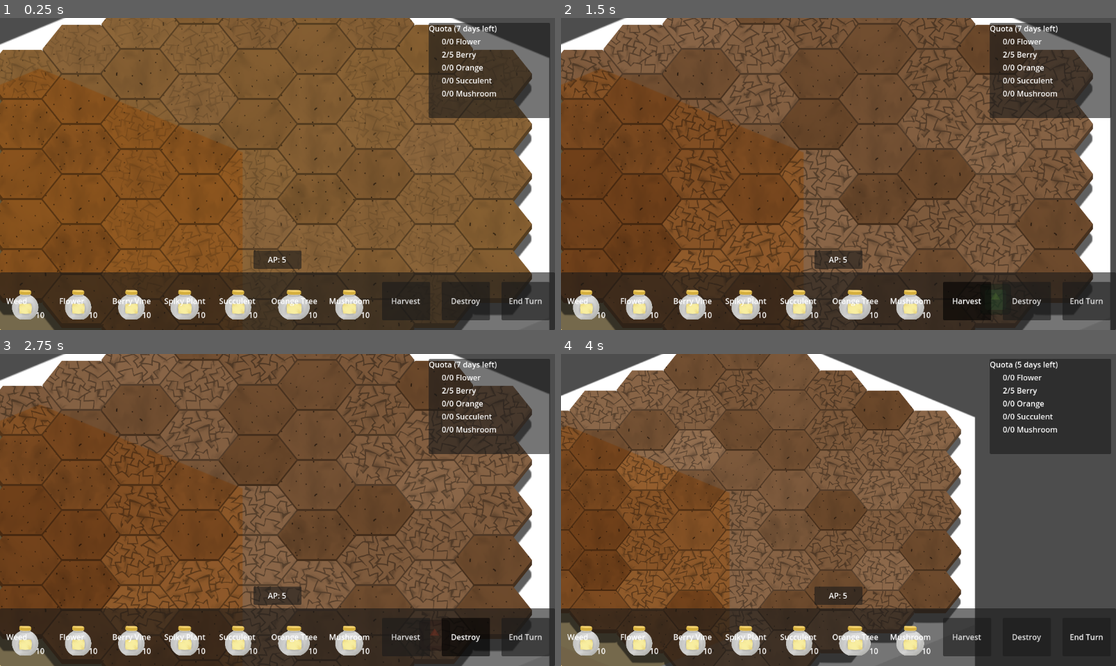
Above: before the commit, frames 1-4 (two rows, left to right).
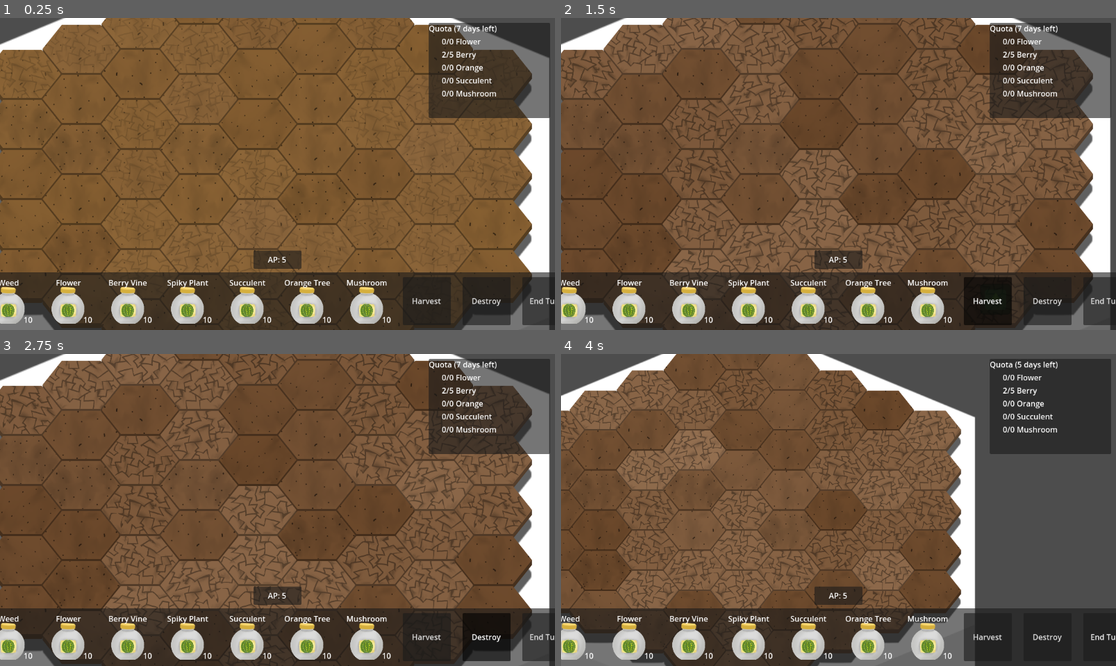
Above: after the commit, the same moments.

Repository: CiaranWoodward/LD54
Game: Godot game, scene res://Level.tscn
Two runs of this game, one before a commit and one after it. Both use one fixed random seed, a clock stepped at 60 frames per second and the inputs below. The engine's default icon, where the game draws it, is replaced by a stand-in: a white triangle on a blue panel in a dark square.
Inputs (mouse positions are in pixels of both pictures, inside the frame that each line leads up to):
- Up to frame 1 (0.25 s): no input
- Up to frame 2 (1.5 s): click (588, 301) at 0.52 s; click "Harvest" at 1.25 s
- Up to frame 3 (2.75 s): click "Destroy" at 2 s
- Up to frame 4 (4 s): click "End Turn" at 2.75 s; tap Enter at 3.5 s; move the mouse to (960, 494) at 3.52 s; hold Right (ui_right) from 3.53 s (still down); hold Mouse wheel down (zoom_in) from 3.53 s (still down); click (960, 494) at 3.67 s

The runs differ from the first frame. In frame 1, 6.3% of the frame differs, in the area x 0-100%, y 26-100%; in frame 2, 10%; in frame 3, 9.9%; in frame 4, 10%, in the area x 0-100%, y 23-100%.

Commit message:
added and tidied icons on cursor

Diff:
--- a/Level.tscn
+++ b/Level.tscn
@@ -48,15 +48,6 @@
 rotation = 1.1552
 texture = ExtResource("7_rqtcc")
 
-[node name="Sunlight" type="PointLight2D" parent="SunPath/PathFollow2D"]
-position = Vector2(485.389, 753.142)
-rotation = 1.1552
-color = Color(0.905882, 0.768627, 0.517647, 1)
-energy = 1.15
-blend_mode = 2
-texture = ExtResource("7_rqtcc")
-texture_scale = 1.45
-
 [node name="Pillar" type="Node2D" parent="."]
 position = Vector2(-13, 23)
 scale = Vector2(2, 2)
--- a/Plants/Flower.tscn
+++ b/Plants/Flower.tscn
@@ -468,7 +468,7 @@
 spread_percent_fertile = 30
 
 [node name="Flower" type="Sprite2D" parent="."]
-position = Vector2(-1, 1)
+position = Vector2(-1, 15)
 scale = Vector2(0.5, 0.5)
 offset = Vector2(1, -143)
 
--- a/Plants/OrangeTree.tscn
+++ b/Plants/OrangeTree.tscn
@@ -1074,6 +1074,7 @@
 spread_percent_infertile = null
 
 [node name="Tree" type="Node2D" parent="."]
+position = Vector2(0, 1)
 
 [node name="DeadLeaves" type="Sprite2D" parent="Tree"]
 visible = false
--- a/Plants/SpikyPlant.tscn
+++ b/Plants/SpikyPlant.tscn
@@ -75,7 +75,7 @@
 script = ExtResource("1_28k8o")
 
 [node name="Spiky" type="Sprite2D" parent="."]
-position = Vector2(-1, -1)
+position = Vector2(-1, 40)
 texture = ExtResource("2_eesy3")
 offset = Vector2(-6, -135)
 
--- a/Plants/Succulent.tscn
+++ b/Plants/Succulent.tscn
@@ -8,6 +8,6 @@
 script = ExtResource("1_msnik")
 
 [node name="Succulent" type="Sprite2D" parent="."]
-position = Vector2(0, -2)
+position = Vector2(0, 26)
 texture = ExtResource("2_qsf6e")
 offset = Vector2(0, -138)
--- a/UI/Cursor.tscn
+++ b/UI/Cursor.tscn
@@ -1,10 +1,13 @@
-[gd_scene load_steps=6 format=3 uid="uid://d4j0a6xqs4pqq"]
+[gd_scene load_steps=9 format=3 uid="uid://d4j0a6xqs4pqq"]
 
 [ext_resource type="Script" path="res://UI/Cursor.gd" id="1_t3c3b"]
 [ext_resource type="Texture2D" uid="uid://bn7nems70jqgr" path="res://icon.svg" id="2_h1yyv"]
 [ext_resource type="Texture2D" uid="uid://du50r5ps5k2il" path="res://Graphics/Icons/Flower0000.png" id="3_x7t2e"]
 [ext_resource type="Texture2D" uid="uid://b1ea3b82nsw37" path="res://Graphics/Icons/SpikyPlant0000.png" id="4_3srsg"]
+[ext_resource type="Texture2D" uid="uid://bbeobjnto24k8" path="res://Graphics/Icons/BerryVine0000.png" id="5_g3gct"]
 [ext_resource type="Texture2D" uid="uid://c4v3h76qrgj06" path="res://Graphics/Icons/Succulent0000.png" id="5_gkas6"]
+[ext_resource type="Texture2D" uid="uid://ttdf3si03313" path="res://Graphics/Icons/OrangeTree0000.png" id="7_65mx4"]
+[ext_resource type="Texture2D" uid="uid://duo0leoj0jp5r" path="res://Graphics/Icons/Mushroom0000.png" id="8_b6uvd"]
 
 [node name="Cursor" type="Node2D"]
 modulate = Color(1, 1, 1, 0.588235)
@@ -49,7 +52,7 @@
 visible = false
 
 [node name="Sprite2D" type="Sprite2D" parent="SpikyPlant"]
-position = Vector2(0, -47)
+position = Vector2(0, -35)
 scale = Vector2(0.5, 0.5)
 texture = ExtResource("4_3srsg")
 
@@ -57,14 +60,15 @@
 visible = false
 
 [node name="Sprite2D" type="Sprite2D" parent="BerryVine"]
+position = Vector2(0, -28)
 scale = Vector2(0.5, 0.5)
-texture = ExtResource("2_h1yyv")
+texture = ExtResource("5_g3gct")
 
 [node name="Succulent" type="Node2D" parent="."]
 visible = false
 
 [node name="Sprite2D" type="Sprite2D" parent="Succulent"]
-position = Vector2(0, -61)
+position = Vector2(4, -23)
 scale = Vector2(0.5, 0.5)
 texture = ExtResource("5_gkas6")
 
@@ -72,12 +76,14 @@
 visible = false
 
 [node name="Sprite2D" type="Sprite2D" parent="OrangeTree"]
+position = Vector2(-4, -58)
 scale = Vector2(0.5, 0.5)
-texture = ExtResource("2_h1yyv")
+texture = ExtResource("7_65mx4")
 
 [node name="Mushroom" type="Node2D" parent="."]
 visible = false
 
 [node name="Sprite2D" type="Sprite2D" parent="Mushroom"]
+position = Vector2(0, -31)
 scale = Vector2(0.5, 0.5)
-texture = ExtResource("2_h1yyv")
+texture = ExtResource("8_b6uvd")
--- a/UI/plant_button.tscn
+++ b/UI/plant_button.tscn
@@ -1,17 +1,19 @@
-[gd_scene load_steps=8 format=3 uid="uid://ivh3v87hka2i"]
+[gd_scene load_steps=9 format=3 uid="uid://ivh3v87hka2i"]
 
 [ext_resource type="ButtonGroup" uid="uid://d1hcomes8o235" path="res://UI/ActionButtonGroup.tres" id="1_13m46"]
 [ext_resource type="Script" path="res://UI/plant_button.gd" id="1_bqnd4"]
-[ext_resource type="Texture2D" uid="uid://dwcvyeimvap82" path="res://Graphics/Background/SeedJar0000.png" id="3_6nmco"]
-[ext_resource type="Texture2D" uid="uid://tm24us0h2aah" path="res://Graphics/Background/JarLid0000.png" id="4_5fnpi"]
 [ext_resource type="Texture2D" uid="uid://bbebnlpbj1o77" path="res://Graphics/Background/AJar0000.png" id="5_m23gh"]
+[ext_resource type="Texture2D" uid="uid://du50r5ps5k2il" path="res://Graphics/Icons/Flower0000.png" id="6_fbtnv"]
 [ext_resource type="Texture2D" uid="uid://dj6s3wwu8lk1s" path="res://Graphics/Background/OpenJar0000.png" id="6_vtorv"]
 [ext_resource type="Texture2D" uid="uid://brk133p7qgyc" path="res://Graphics/Background/AjarJar0000.png" id="7_2jmdk"]
+[ext_resource type="Texture2D" uid="uid://b1ea3b82nsw37" path="res://Graphics/Icons/SpikyPlant0000.png" id="7_lkrqo"]
+[ext_resource type="Texture2D" uid="uid://c4v3h76qrgj06" path="res://Graphics/Icons/Succulent0000.png" id="8_grsws"]
 
 [node name="PlantButton" type="MarginContainer"]
 custom_minimum_size = Vector2(10, 10)
-offset_right = 355.0
-offset_bottom = 355.0
+anchors_preset = -1
+offset_right = 0.18396
+offset_bottom = -0.104034
 size_flags_horizontal = 6
 size_flags_vertical = 6
 theme_override_constants/margin_left = 10
@@ -19,19 +21,10 @@
 theme_override_constants/margin_right = 10
 theme_override_constants/margin_bottom = 10
 script = ExtResource("1_bqnd4")
-
-[node name="Sprite2D" type="Sprite2D" parent="."]
-visible = false
-position = Vector2(60, 61)
-scale = Vector2(0.343144, 0.343144)
-texture = ExtResource("3_6nmco")
-
-[node name="Sprite2D" type="Sprite2D" parent="Sprite2D"]
-visible = false
-texture = ExtResource("4_5fnpi")
+metadata/_edit_use_anchors_ = true
 
 [node name="Button" type="TextureButton" parent="."]
-custom_minimum_size = Vector2(80, 80)
+custom_minimum_size = Vector2(100, 100)
 layout_mode = 2
 toggle_mode = true
 button_group = ExtResource("1_13m46")
@@ -39,7 +32,118 @@
 texture_pressed = ExtResource("6_vtorv")
 texture_hover = ExtResource("7_2jmdk")
 ignore_texture_size = true
-stretch_mode = 0
+stretch_mode = 4
+
+[node name="Control" type="Control" parent="Button"]
+layout_mode = 1
+anchors_preset = 15
+anchor_right = 1.0
+anchor_bottom = 1.0
+grow_horizontal = 2
+grow_vertical = 2
+mouse_filter = 2
+mouse_force_pass_scroll_events = false
+
+[node name="Flower" type="TextureRect" parent="Button/Control"]
+visible = false
+layout_mode = 1
+anchors_preset = 8
+anchor_left = 0.5
+anchor_top = 0.5
+anchor_right = 0.5
+anchor_bottom = 0.5
+offset_left = -21.0
+offset_top = -1.0
+offset_right = 19.0
+offset_bottom = 39.0
+grow_horizontal = 2
+grow_vertical = 2
+texture = ExtResource("6_fbtnv")
+expand_mode = 1
+
+[node name="BerryVine" type="TextureRect" parent="Button/Control"]
+visible = false
+layout_mode = 1
+anchors_preset = 8
+anchor_left = 0.5
+anchor_top = 0.5
+anchor_right = 0.5
+anchor_bottom = 0.5
+offset_left = -21.0
+offset_top = -1.0
+offset_right = 19.0
+offset_bottom = 39.0
+grow_horizontal = 2
+grow_vertical = 2
+texture = ExtResource("6_fbtnv")
+expand_mode = 1
+
+[node name="SpikyPlant" type="TextureRect" parent="Button/Control"]
+layout_mode = 1
+anchors_preset = 8
+anchor_left = 0.5
+anchor_top = 0.5
+anchor_right = 0.5
+anchor_bottom = 0.5
+offset_left = -21.0
+offset_top = -1.0
+offset_right = 19.0
+offset_bottom = 39.0
+grow_horizontal = 2
+grow_vertical = 2
+texture = ExtResource("7_lkrqo")
+expand_mode = 1
+
+[node name="Succulent" type="TextureRect" parent="Button/Control"]
+visible = false
+layout_mode = 1
+anchors_preset = 8
+anchor_left = 0.5
+anchor_top = 0.5
+anchor_right = 0.5
+anchor_bottom = 0.5
+offset_left = -21.0
+offset_top = -1.0
+offset_right = 19.0
+offset_bottom = 39.0
+grow_horizontal = 2
+grow_vertical = 2
+texture = ExtResource("8_grsws")
+expand_mode = 1
+
+[node name="OrangeTree" type="TextureRect" parent="Button/Control"]
+visible = false
+layout_mode = 1
+anchors_preset = 8
+anchor_left = 0.5
+anchor_top = 0.5
+anchor_right = 0.5
+anchor_bottom = 0.5
+offset_left = -21.0
+offset_top = -1.0
+offset_right = 19.0
+offset_bottom = 39.0
+grow_horizontal = 2
+grow_vertical = 2
+texture = ExtResource("6_fbtnv")
+expand_mode = 1
+
+[node name="Mushroom" type="TextureRect" parent="Button/Control"]
+visible = false
+layout_mode = 1
+anchors_preset = 8
+anchor_left = 0.5
+anchor_top = 0.5
+anchor_right = 0.5
+anchor_bottom = 0.5
+offset_left = -21.0
+offset_top = -1.0
+offset_right = 19.0
+offset_bottom = 39.0
+grow_horizontal = 2
+grow_vertical = 2
+texture = ExtResource("6_fbtnv")
+expand_mode = 1
 
 [node name="Count" type="Label" parent="."]
 layout_mode = 2
@@ -50,5 +154,7 @@
 
 [node name="Label" type="Label" parent="."]
 layout_mode = 2
+size_flags_vertical = 0
+horizontal_alignment = 1
 
 [connection signal="toggled" from="Button" to="." method="_on_button_toggled"]
Binary file added: Graphics/Icons/BerryVine0000.png
Not shown, added: Graphics/Icons/BerryVine0000.png.import
Binary file changed: Graphics/Icons/Flower0000.png
Binary file added: Graphics/Icons/Mushroom0000.png
Not shown, added: Graphics/Icons/Mushroom0000.png.import
Binary file added: Graphics/Icons/OrangeTree0000.png
Not shown, added: Graphics/Icons/OrangeTree0000.png.import
Binary file changed: Graphics/Icons/SpikyPlant0000.png
Binary file changed: Graphics/Icons/Succulent0000.png
Not shown: 1 places in UI/Cursor.tscn that only renumber resources
Not shown, added: Graphics/Icons/Icons.kra
Not shown, added: Graphics/Icons/Icons.kra~
